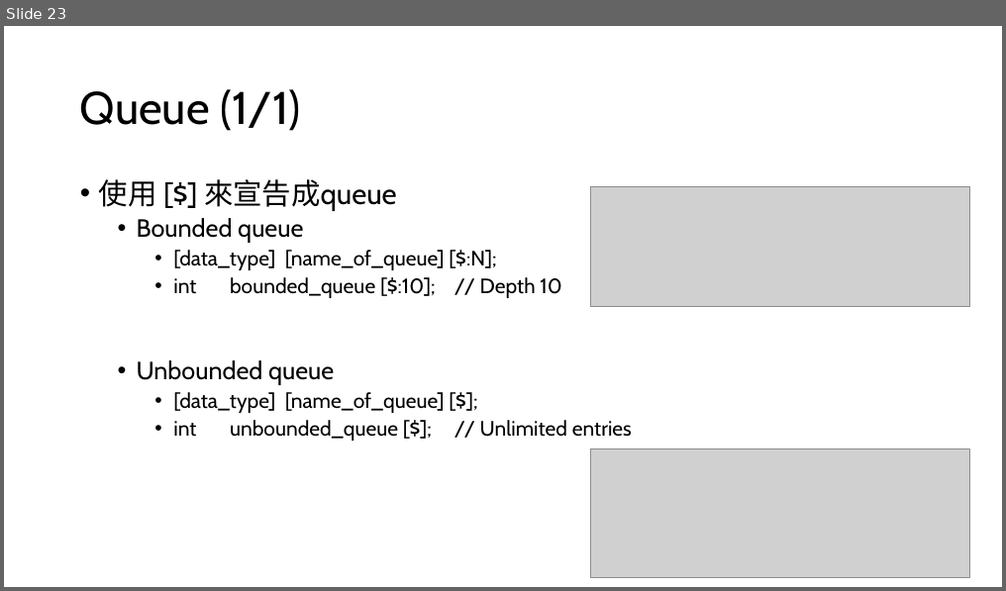
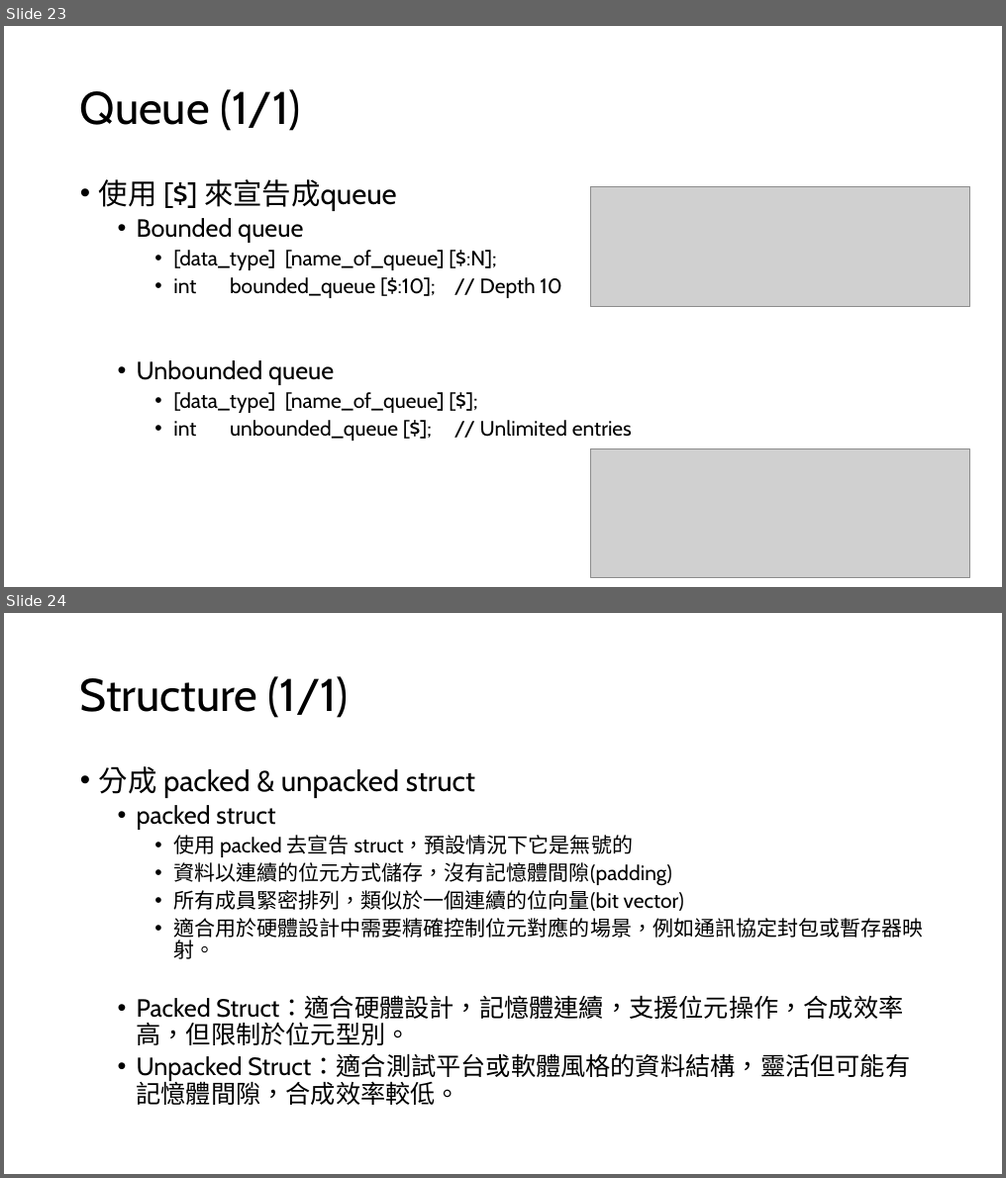
Before and after one commit to s9001055/DV_learning, a slide deck: SystemVerilog_語法學習.pptx. Shown one above the other, each under a label of ours: slide 23 before the commit, slides 23 and 24 after it. The pictures are 1006x591 and 1006x1178 pixels, drawn with LibreOffice and Linux fonts; fonts in the diff are those of the drawing; grey boxes stand for pictures. Boxes give left, top, right and bottom in pixels: in the first picture for what was removed or moved away, otherwise in the second. Text is boxed around its words. In the diff, an @@ line names an element or a change of style, - is before the commit and + after.

Commit message:
Add: 1. Add struct example code 2. Add struct slide

```diff
--- a/SystemVerilog_語法學習.pptx
+++ b/SystemVerilog_語法學習.pptx
@@ slide 24 added at bbox=[4, 613, 1002, 1174], background #FFFFFF @@
@@ title added at bbox=[80, 676, 349, 718], 44 pt, text #000000 @@
+Structure (1/1)
@@ text added at bbox=[99, 766, 923, 1105], 20 pt, text #000000 @@
+• 分成 packed & unpacked struct
+  • packed struct
+    • 使用 packed 去宣告 struct，預設情況下它是無號的
+    • 資料以連續的位元方式儲存，沒有記憶體間隙(padding)
+    • 所有成員緊密排列，類似於一個連續的位向量(bit vector)
+    • 適合用於硬體設計中需要精確控制位元對應的場景，例如通訊協定封包或暫存器映射。
+  • Packed Struct：適合硬體設計，記憶體連續，支援位元操作，合成效率高，但限制於位元型別。
+  • Unpacked Struct：適合測試平台或軟體風格的資料結構，靈活但可能有記憶體間隙，合成效率較低。
```
Also in this commit, not shown: 2 other files.
